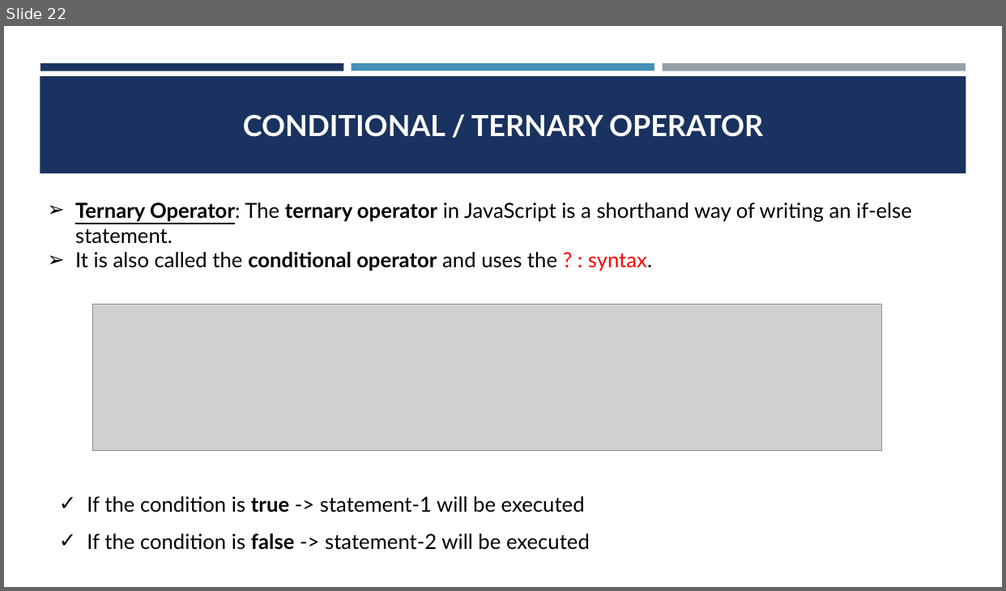
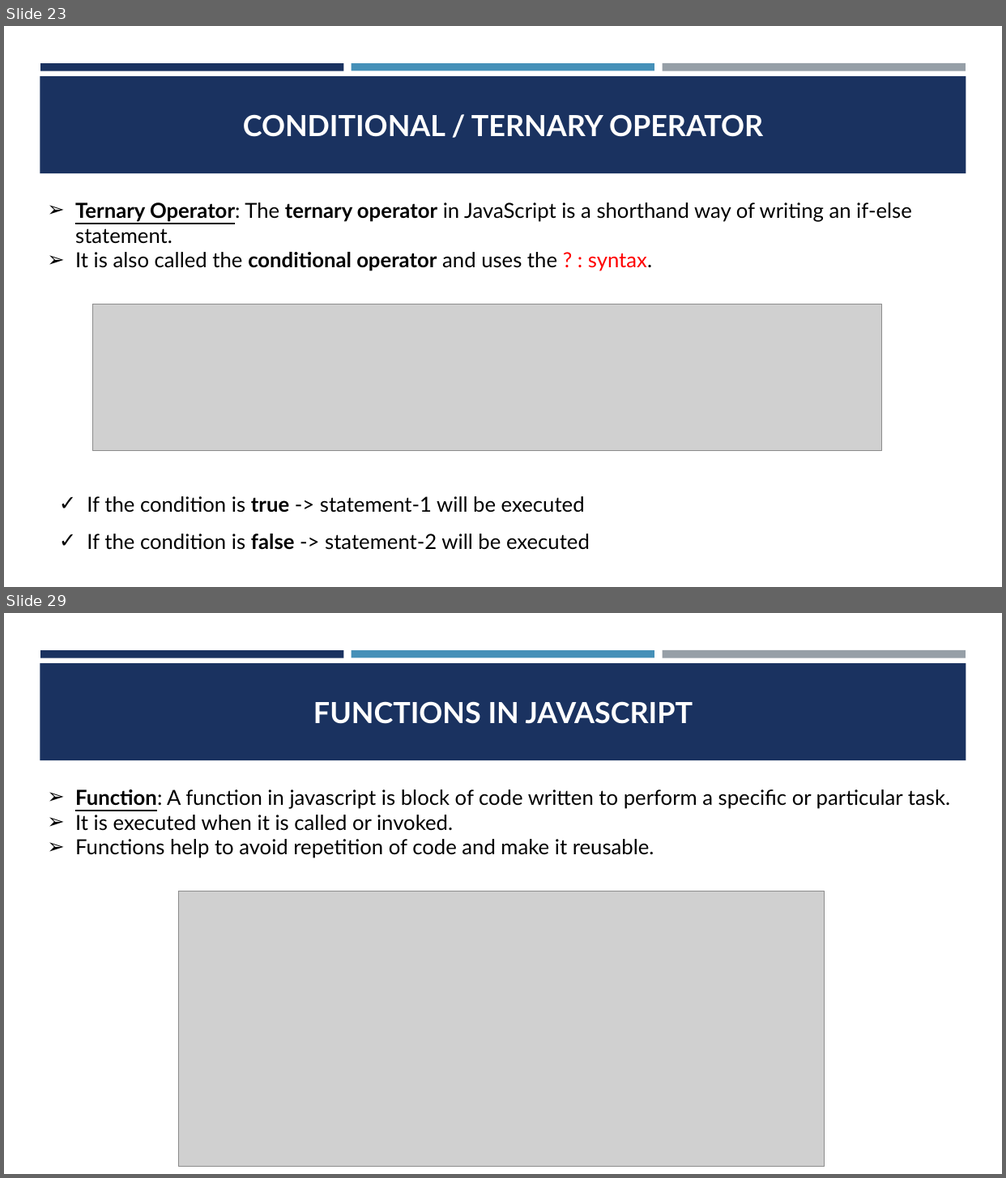
Before and after one commit to CodeCrafterRohit/PEC-Training, a slide deck: JAVASCRIPT/JAVASCRIPT PPT.pptx. Shown one above the other, each under a label of ours: slide 22 before the commit, slides 23 and 29 after it; the slides between them are not shown. The pictures are 1006x591 and 1006x1178 pixels, drawn with LibreOffice and Linux fonts; fonts in the diff are those of the drawing; grey boxes stand for pictures. Boxes give left, top, right and bottom in pixels: in the first picture for what was removed or moved away, otherwise in the second. Text is boxed around its words. In the diff, an @@ line names an element or a change of style, - is before the commit and + after.

```diff
--- a/JAVASCRIPT/JAVASCRIPT PPT.pptx
+++ b/JAVASCRIPT/JAVASCRIPT PPT.pptx
@@ slide 29 added at box(4, 613, 1002, 1174), background #FFFFFF; not listed: 4 template elements that a slide beside it also shows @@
@@ title added at box(313, 701, 693, 724), 28 pt, text #FFFFFF, bold @@
+FUNCTIONS IN JAVASCRIPT
@@ text added at box(75, 790, 950, 858), 20 pt, text #000000 @@
+➢ Function: A function in javascript is block of code written to perform a specific or particular task.
+➢ It is executed when it is called or invoked.
+➢ Functions help to avoid repetition of code and make it reusable.
@@ picture added at box(178, 891, 825, 1166) @@
@@ what was slide 22 is now slide 23 @@
```
Also in this commit, not shown: 1 slide changed, 16 other slides added, 14 other files.
